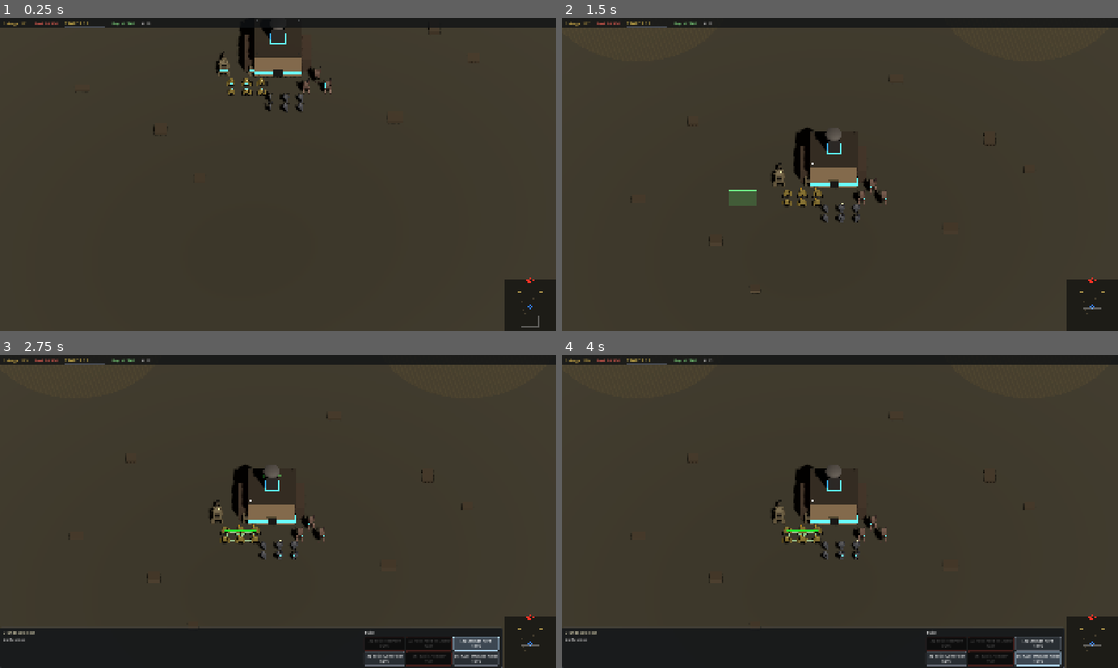
Above: before the commit, frames 1-4 (two rows, left to right).
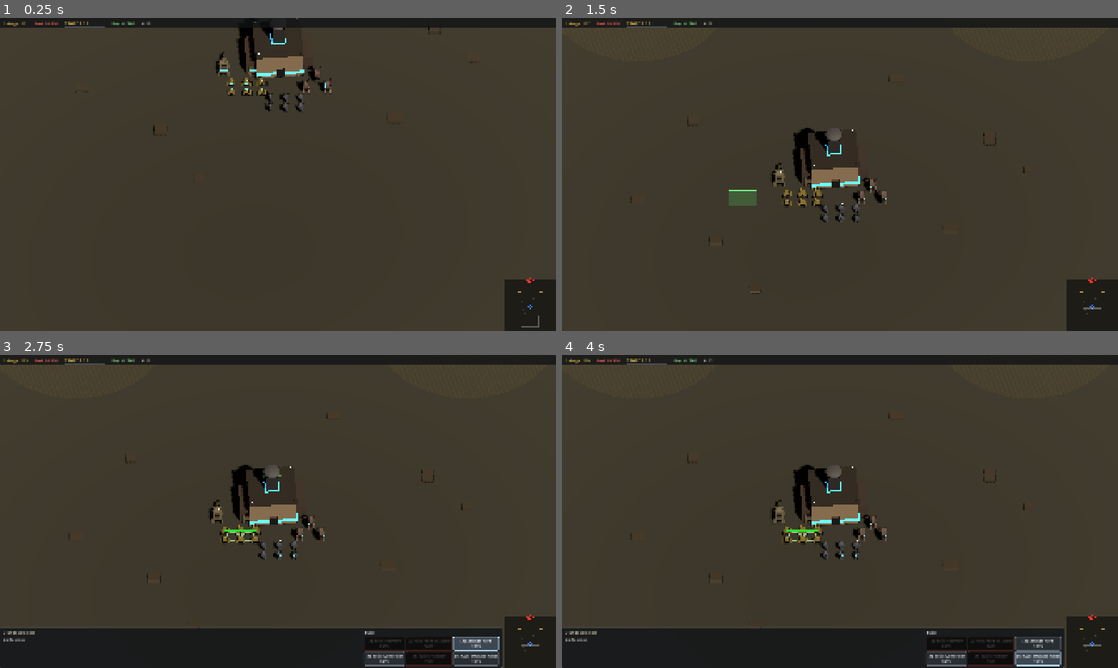
Above: after the commit, the same moments.

Repository: Alkhalim/DrossFront
Game: Godot game, scene res://scenes/test_arena.tscn
The game is run twice, just before and just after one commit, with the same random seed, the same clock (stepped at 60 frames per second) and the same inputs.
Inputs (mouse positions are in pixels of both pictures, inside the frame that each line leads up to):
- Up to frame 1 (0.25 s): no input
- Up to frame 2 (1.5 s): tap Enter at 0.5 s; drag from (1090, 305) to (895, 105) at 0.52 s; drag from (728, 190) to (812, 237) at 1.27 s
- Up to frame 3 (2.75 s): click "[3] Salvage Yard 120S" at 2 s
- Up to frame 4 (4 s): click "[4] Basic Generator 180S" at 2.75 s; click "[6] Gun Emplacement 150S" at 3.5 s

The runs differ from the first frame. In frame 1, 0.3% of the frame differs, in the area x 42-57%, y 0-20%; in frame 2, 0.3%; in frame 3, 0.3%; in frame 4, 0.3%, in the area x 41-56%, y 35-55%.

Commit message:
Per-weapon flash colors + sounds, slight per-building rotation
- Muzzle flash colors are now driven by the firing weapon's role tag:
  AA -> cool blue tracer, AP -> punchy orange, Universal -> warm yellow.
  combat_component picks the color and passes it to
  _spawn_squad_muzzle_flash.
- play_weapon_fire takes an optional WeaponResource and shapes its
  layered generators based on:
  - damage_tier (mapped to a 0..1 weight): heavier weapons drop body
    pitch, raise volume, lengthen body, and grow a low rumble tail
    when very_high+;
  - rof_tier (mapped to a 0..1 rapidness factor): faster ROF shortens
    layers and bumps the sizzle-overlay chance for that machine-gun
    grit;
  - role_tag: AA cracks land at 6.5-9 kHz, AP at 3.5-5 kHz, Universal
    in between.
  Bulwark booms, Rook chatters, anti-air zips — all distinct.
- Each Building gets a randomized Y rotation in [-0.22, 0.22] rad on
  its VisualRoot so a row of foundries no longer reads as a flat
  fence. Ghost previews keep rotation 0 so placement matches what the
  player clicks. TurretComponent._aim_at_target now subtracts the
  parent VisualRoot's Y rotation when computing the local aim angle,
  so turret tracking stays accurate under the new per-building tilt.

Co-Authored-By: Claude Opus 4.7 (1M context) <noreply@anthropic.com>

Diff:
--- a/scripts/audio_manager.gd
+++ b/scripts/audio_manager.gd
@@ -77,20 +77,80 @@
 	_play_tone(randf_range(70.0, 82.0), randf_range(0.22, 0.28), -6.0, randf_range(-2.0, 2.0))
 	_play_filtered_noise(0.18, 800.0, -16.0)
 
-func play_weapon_fire() -> void:
-	# Layered crack: HF noise crack + body thump + occasional sizzle, all
-	# heavily randomized so a Rook MG burst sounds different on every shot.
-	var pitch: float = randf_range(180.0, 270.0)
-	var crack_dur: float = randf_range(0.035, 0.06)
-	var crack_cutoff: float = randf_range(3800.0, 5800.0)
-	_play_filtered_noise(crack_dur, crack_cutoff, randf_range(-14.0, -10.0))
-	_play_thump(pitch * 0.5, randf_range(0.05, 0.08), randf_range(-15.0, -12.0))
-	# About half the shots get a high-frequency sizzle on top for grit.
-	if randf() < 0.55:
+func play_weapon_fire(weapon: WeaponResource = null) -> void:
+	## Layered crack tuned by the weapon's damage / ROF / role:
+	## - Heavier weapons (high+ damage tier) drop the body pitch and bump
+	##   the volume so they read as deep booms.
+	## - Faster ROF tiers shorten layers so rapid fire stays legible.
+	## - AA weapons get a brighter, higher-frequency crack; AP weapons get
+	##   a punchier mid-range; everything else lands somewhere in between.
+	var weight: float = _weapon_weight(weapon)            # 0 = light, 1 = heavy
+	var rapid: float = _weapon_rapid_factor(weapon)       # 0 = slow, 1 = rapid
+	var role: StringName = weapon.role_tag if weapon else &"Universal"
+
+	# Body pitch: lower for heavier weapons. ~250 Hz for light, ~120 Hz for
+	# heavy artillery.
+	var base_pitch: float = lerp(255.0, 130.0, weight)
+	var pitch: float = base_pitch + randf_range(-25.0, 25.0)
+	var body_db: float = lerp(-15.0, -7.0, weight)
+	var body_dur: float = lerp(0.08, 0.18, weight) * randf_range(0.85, 1.15)
+	# Rapid weapons shorten the body so layers don't muddy at high RoF.
+	body_dur = lerp(body_dur, body_dur * 0.55, rapid)
+
+	# HF crack — cutoff varies by role, duration by RoF.
+	var crack_cutoff: float
+	match role:
+		&"AA":
+			crack_cutoff = randf_range(6500.0, 9000.0)   # zippy
+		&"AP":
+			crack_cutoff = randf_range(3500.0, 5000.0)   # punchy
+		_:
+			crack_cutoff = randf_range(4500.0, 6500.0)
+	var crack_dur: float = lerp(0.06, 0.03, rapid) * randf_range(0.85, 1.15)
+	var crack_db: float = lerp(-13.0, -8.0, weight)
+
+	_play_filtered_noise(crack_dur, crack_cutoff, crack_db)
+	_play_thump(pitch * 0.5, body_dur, body_db)
+
+	# Sizzle / shell-case extras — more likely on rapid weapons for grit.
+	var sizzle_chance: float = lerp(0.4, 0.75, rapid)
+	if randf() < sizzle_chance:
 		_play_filtered_noise(randf_range(0.025, 0.05), randf_range(7000.0, 9500.0), randf_range(-22.0, -17.0))
-	# A tiny "shell case" tone lands occasionally for variety.
 	if randf() < 0.25:
 		_play_tone(randf_range(900.0, 1300.0), 0.02, -22.0)
+
+	# Heavy artillery gets a low rumble tail.
+	if weight > 0.65:
+		_play_filtered_noise(randf_range(0.18, 0.32), randf_range(550.0, 800.0), -12.0)
+
+
+func _weapon_weight(weapon: WeaponResource) -> float:
+	if not weapon:
+		return 0.4
+	# Map damage_tier strings to a 0..1 "heaviness" factor.
+	match weapon.damage_tier:
+		&"very_low": return 0.05
+		&"low": return 0.2
+		&"moderate": return 0.4
+		&"high": return 0.65
+		&"very_high": return 0.85
+		&"extreme": return 1.0
+		_: return 0.4
+
+
+func _weapon_rapid_factor(weapon: WeaponResource) -> float:
+	if not weapon:
+		return 0.3
+	# Map rof_tier to a 0..1 "rapidness" factor (1 = continuous).
+	match weapon.rof_tier:
+		&"single": return 0.0
+		&"slow": return 0.15
+		&"moderate": return 0.35
+		&"fast": return 0.6
+		&"rapid": return 0.85
+		&"volley": return 0.9
+		&"continuous": return 1.0
+		_: return 0.4
 
 func play_weapon_impact() -> void:
 	# Metallic clang: noise crack + pitched ring + low body thump.
--- a/scripts/building.gd
+++ b/scripts/building.gd
@@ -94,6 +94,12 @@
 		return
 	_visual_root = Node3D.new()
 	_visual_root.name = "VisualRoot"
+	# Slight Y rotation per real building so the bases don't read as a flat
+	# row of identical boxes from the RTS camera. Ghost previews stay aligned
+	# (rotation = 0) so the player sees exactly what they're placing.
+	# Turret pivots compensate via TurretComponent._aim_at_target.
+	if not is_ghost_preview:
+		_visual_root.rotation.y = randf_range(-0.22, 0.22)
 	add_child(_visual_root)
 
 
--- a/scripts/combat_component.gd
+++ b/scripts/combat_component.gd
@@ -321,25 +321,38 @@
 			var proj: Node3D = proj_script.create(fire_pos, _current_target.global_position, weapon.role_tag, weapon.rof_tier)
 			get_tree().current_scene.add_child(proj)
 
-	# Muzzle flash on each member
-	_spawn_squad_muzzle_flash()
+	# Muzzle flash on each member — colored by the weapon's role.
+	_spawn_squad_muzzle_flash(_muzzle_color_for(weapon))
 
 	# Trigger cannon recoil animation on the unit.
 	if _unit.has_method("play_shoot_anim"):
 		_unit.play_shoot_anim()
 
-	# Sound
+	# Sound — pass the weapon so the audio manager can color the layered
+	# generators based on damage tier, fire rate, and role.
 	var audio: Node = get_tree().current_scene.get_node_or_null("AudioManager")
 	if audio and audio.has_method("play_weapon_fire"):
-		audio.play_weapon_fire()
-
-
-func _spawn_squad_muzzle_flash() -> void:
+		audio.play_weapon_fire(weapon)
+
+
+func _muzzle_color_for(weapon: WeaponResource) -> Color:
+	if not weapon:
+		return Color(1.0, 0.7, 0.1, 1.0)
+	match weapon.role_tag:
+		&"AA":
+			return Color(0.4, 0.85, 1.0, 1.0)   # cool blue tracers
+		&"AP":
+			return Color(1.0, 0.55, 0.1, 1.0)   # punchy orange
+		_:
+			return Color(1.0, 0.85, 0.3, 1.0)   # warm yellow generic
+
+
+func _spawn_squad_muzzle_flash(color: Color = Color(1.0, 0.7, 0.1, 1.0)) -> void:
 	var mat := StandardMaterial3D.new()
-	mat.albedo_color = Color(1.0, 0.8, 0.2, 0.9)
+	mat.albedo_color = Color(color.r, color.g, color.b, 0.9)
 	mat.transparency = BaseMaterial3D.TRANSPARENCY_ALPHA
 	mat.emission_enabled = true
-	mat.emission = Color(1.0, 0.7, 0.1, 1.0)
+	mat.emission = color
 	mat.emission_energy_multiplier = 6.0
 
 	# Prefer real barrel-tip positions; fall back to chest-height if none.
--- a/scripts/turret_component.gd
+++ b/scripts/turret_component.gd
@@ -150,7 +150,11 @@
 
 func _aim_at_target(delta: float) -> void:
 	## Rotate the building's `turret_pivot` (created in _detail_gun_emplacement)
-	## around Y to face the current target.
+	## around Y to face the current target. The pivot is parented under the
+	## building's VisualRoot, which itself has a slight randomized Y rotation
+	## per building, so we have to subtract that parent rotation when
+	## computing the local target angle — otherwise the turret aims off by the
+	## same amount the building was rotated.
 	var pivot: Node3D = _building.get("turret_pivot") as Node3D
 	if not pivot or not is_instance_valid(pivot):
 		return
@@ -158,9 +162,15 @@
 	to_target.y = 0.0
 	if to_target.length_squared() < 0.01:
 		return
-	# atan2(x, z) + PI gives the Y rotation aligning local -Z with the target.
-	var target_y: float = atan2(to_target.x, to_target.z) + PI
-	pivot.rotation.y = lerp_angle(pivot.rotation.y, target_y, clampf(TURRET_TURN_SPEED * delta, 0.0, 1.0))
+	# atan2(x, z) + PI gives the world Y rotation aligning local -Z with the
+	# target.
+	var target_y_world: float = atan2(to_target.x, to_target.z) + PI
+	var compensation: float = 0.0
+	var parent_root: Node = pivot.get_parent()
+	if parent_root and parent_root is Node3D:
+		compensation = (parent_root as Node3D).rotation.y
+	var target_y_local: float = target_y_world - compensation
+	pivot.rotation.y = lerp_angle(pivot.rotation.y, target_y_local, clampf(TURRET_TURN_SPEED * delta, 0.0, 1.0))
 
 
 func _is_valid_target(target: Node3D) -> bool:
